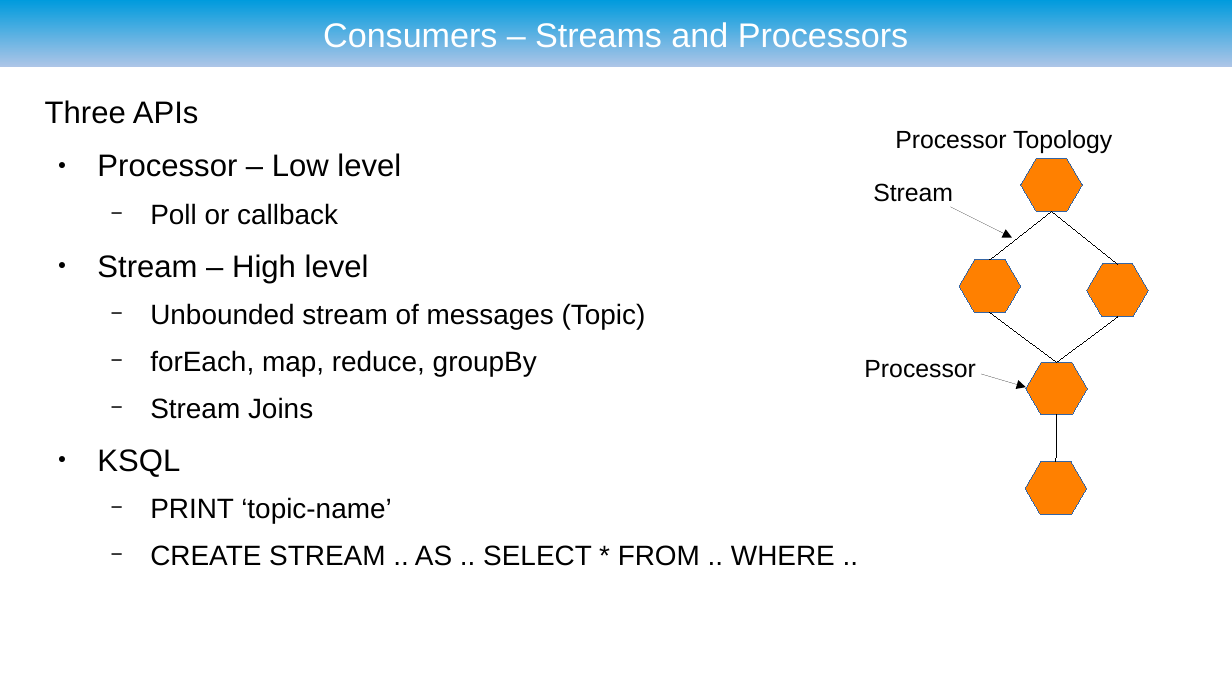
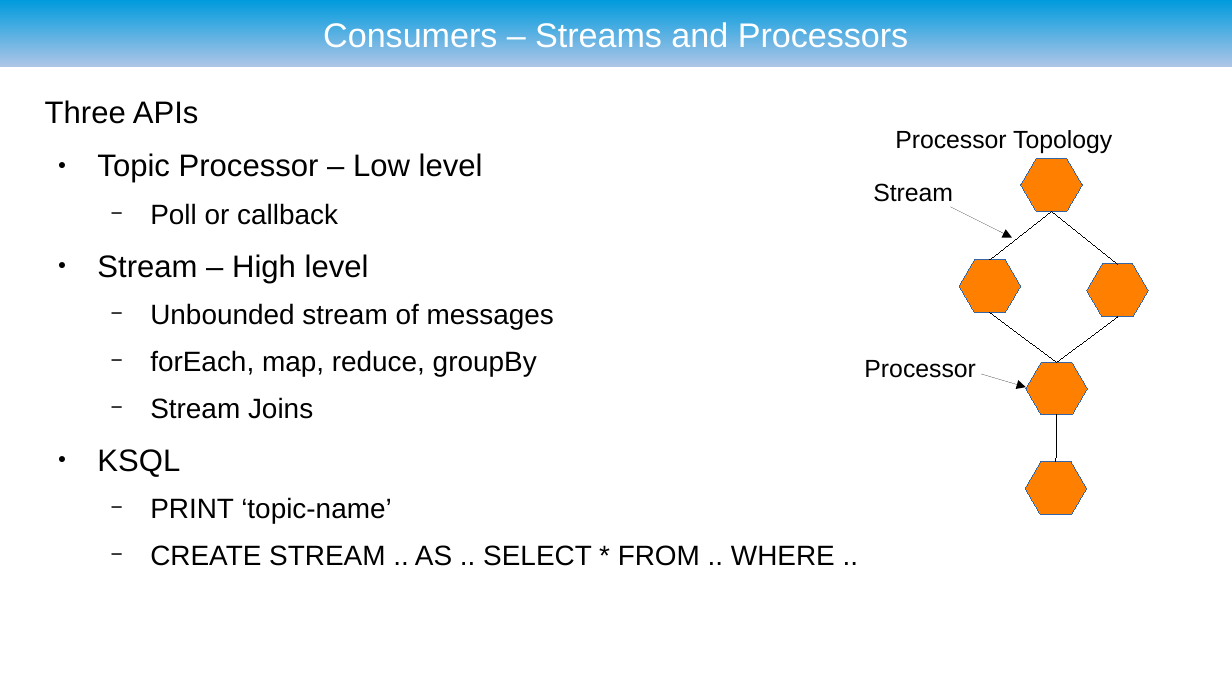
Before and after one commit to ryzlab/kafka-kompetensdag, a slide deck: slide 33 of doc/presentation-umejug.odp (slide 29 before the commit). Drawn at 1232x693 pixels with LibreOffice and Linux fonts; fonts in the diff are those of the drawing; background and template pictures are left out. Boxes give left, top, right and bottom in pixels: in the first picture for what was removed or moved away, otherwise in the second. Text is boxed around its words. In the diff, an @@ line names an element or a change of style, - is before the commit and + after.

```diff
--- a/doc/presentation-umejug.odp
+++ b/doc/presentation-umejug.odp
@@ text at bbox=[97, 153, 483, 183]: text changed @@
-● Processor – Low level
+● Topic Processor – Low level
@@ text at bbox=[150, 303, 554, 329]: text changed @@
-  − Unbounded stream of messages (Topic)
+  − Unbounded stream of messages
```
Also in this commit, not shown: 21 other slides changed, 3 slides added, 1 slide removed, 3 other files.
